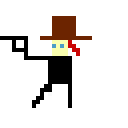
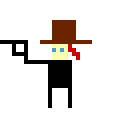
Layer changes from the first 128x128 image to the second:
painted on "Background copy#1" over [0, 16, 92, 108]
